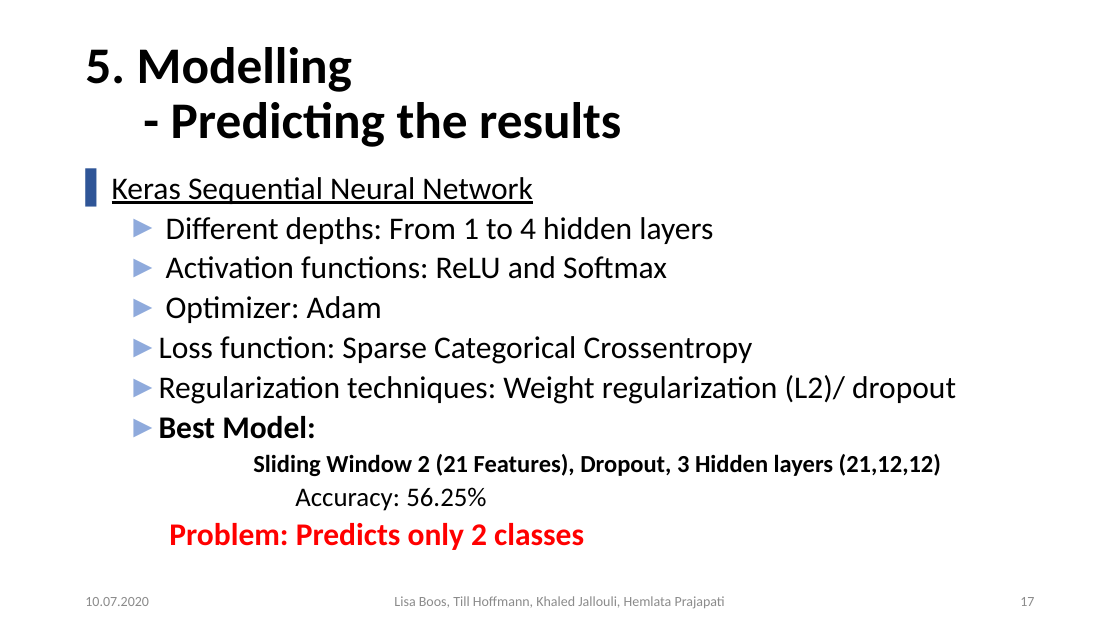
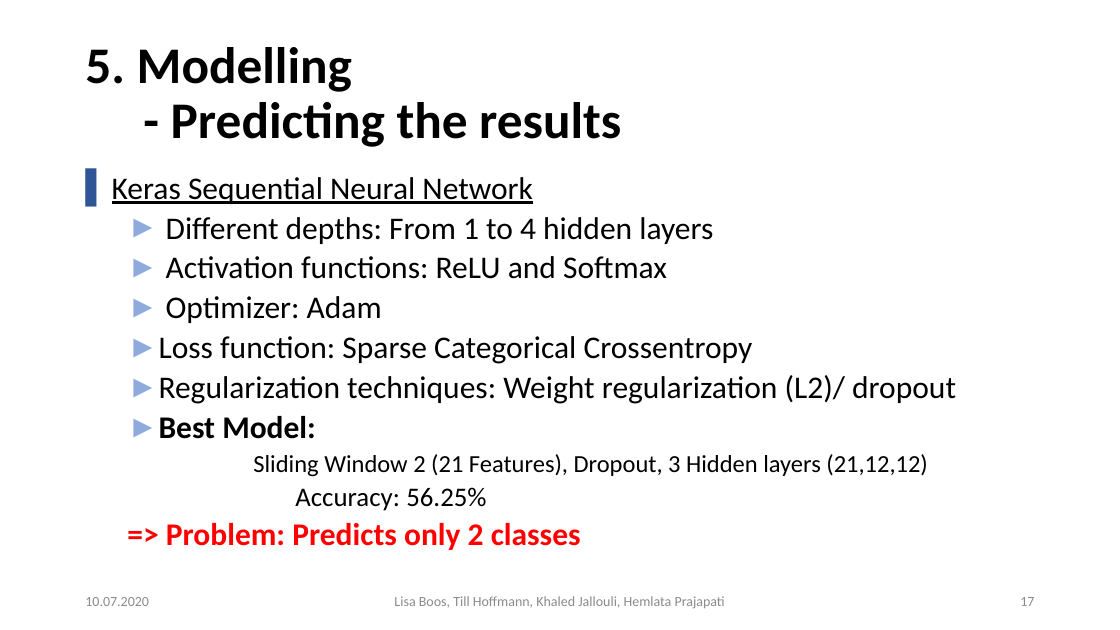
Before and after one commit to Khaledjallouli/project, a slide deck: slide 17 of Daily/sprint9/Final_Presentation_Phase_I.pptx. Drawn at 1120x630 pixels with LibreOffice and Linux fonts; fonts in the diff are those of the drawing; background and template pictures are left out. Boxes give left, top, right and bottom in pixels: in the first picture for what was removed or moved away, otherwise in the second. Text is boxed around its words. In the diff, an @@ line names an element or a change of style, - is before the commit and + after.

Commit message:
changes

```diff
--- a/Daily/sprint9/Final_Presentation_Phase_I.pptx
+++ b/Daily/sprint9/Final_Presentation_Phase_I.pptx
@@ text at bbox=[253, 454, 928, 477]: bold off in "Sliding Window 2 (21 Features), Dropout, 3 ..." @@
@@ text at bbox=[166, 523, 581, 550]: text changed @@
-    Problem: Predicts only 2 classes
+  => Problem: Predicts only 2 classes
```
